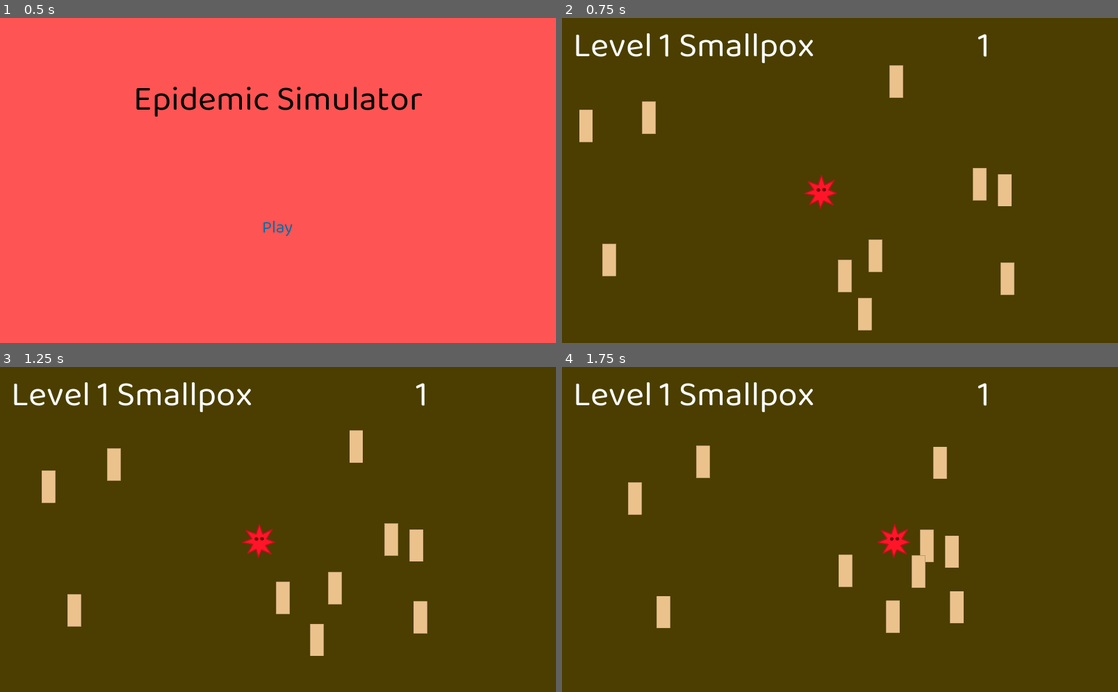
Above: before the commit, frames 1-4 (two rows, left to right).
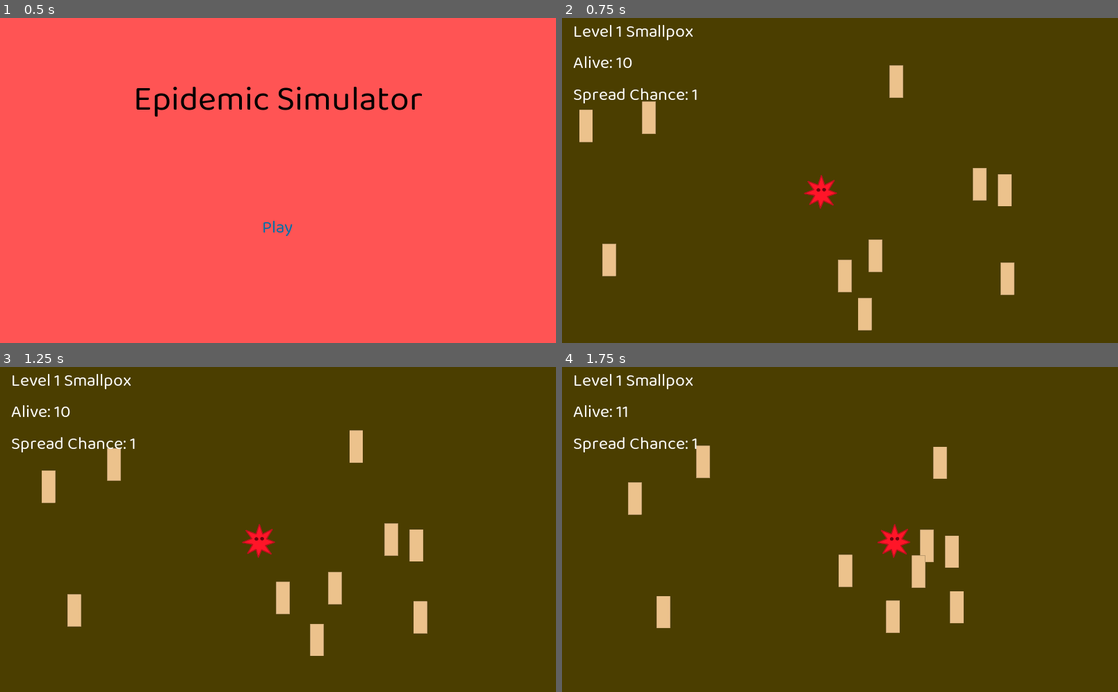
Above: after the commit, the same moments.

Repository: mariothedog/Epidemic-Simulator
Game: Godot game, scene res://UI/Main Menu.tscn
Same seed, same stepped clock (60 frames per second), same inputs: the game is played once before the commit and once after it.
Inputs:
- Up to frame 1 (0.5 s): no input
- Up to frame 2 (0.75 s): click "Play" at 0.5 s
- Up to frame 3 (1.25 s): no input
- Up to frame 4 (1.75 s): hold D (move_right) from 1.28 s (still down)

Frame 1 is identical in both runs. In frame 2, 1.6% of the frame differs, in the area x 2-77%, y 2-27%; in frame 3, 1.6%; in frame 4, 1.6%.

Commit message:
Improved the HUD.

Diff:
--- a/UI/HUD.gd
+++ b/UI/HUD.gd
@@ -1,6 +1,9 @@
 extends CanvasLayer
 
 func _process(_delta):
-	$"MarginContainer/HBoxContainer/Spread Chance".text = str(stepify(global.virus_spread_chance, 0.01))
-
-	$"MarginContainer/HBoxContainer/Level Name".text = "Level %s %s" % [global.current_level, global.epidemic_names[global.current_level-1]]
+	$"MarginContainer/HBoxContainer/Details".text = "Level %s %s\nAlive: %s\nSpread Chance: %s" % [
+		global.current_level,
+		global.epidemic_names[global.current_level-1],
+		get_parent().get_node("Humans").get_child_count(),
+		str(stepify(global.virus_spread_chance, 0.01))
+	]
--- a/UI/HUD.tscn
+++ b/UI/HUD.tscn
@@ -4,7 +4,7 @@
 [ext_resource path="res://UI/HUD.gd" type="Script" id=2]
 
 [sub_resource type="DynamicFont" id=1]
-size = 64
+size = 32
 font_data = ExtResource( 1 )
 
 [node name="HUD" type="CanvasLayer"]
@@ -24,15 +24,9 @@
 margin_bottom = 109.0
 custom_constants/separation = 300
 
-[node name="Level Name" type="Label" parent="MarginContainer/HBoxContainer"]
-margin_right = 483.0
-margin_bottom = 109.0
+[node name="Details" type="Label" parent="MarginContainer/HBoxContainer"]
+margin_top = 27.0
+margin_right = 240.0
+margin_bottom = 82.0
 custom_fonts/font = SubResource( 1 )
 text = "Level 1 - Smallpox"
-
-[node name="Spread Chance" type="Label" parent="MarginContainer/HBoxContainer"]
-margin_left = 783.0
-margin_right = 806.0
-margin_bottom = 109.0
-custom_fonts/font = SubResource( 1 )
-text = "1"
